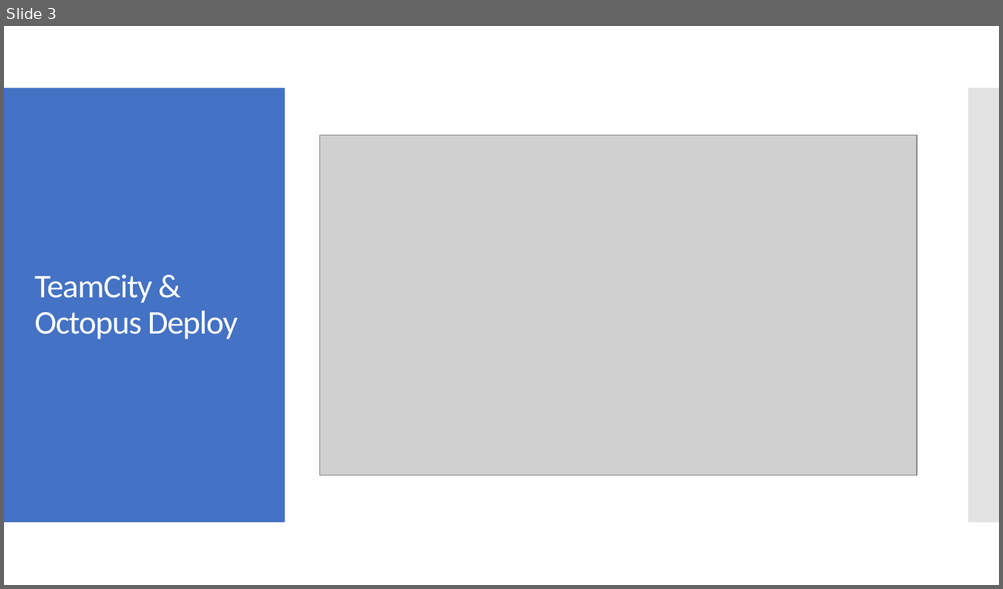
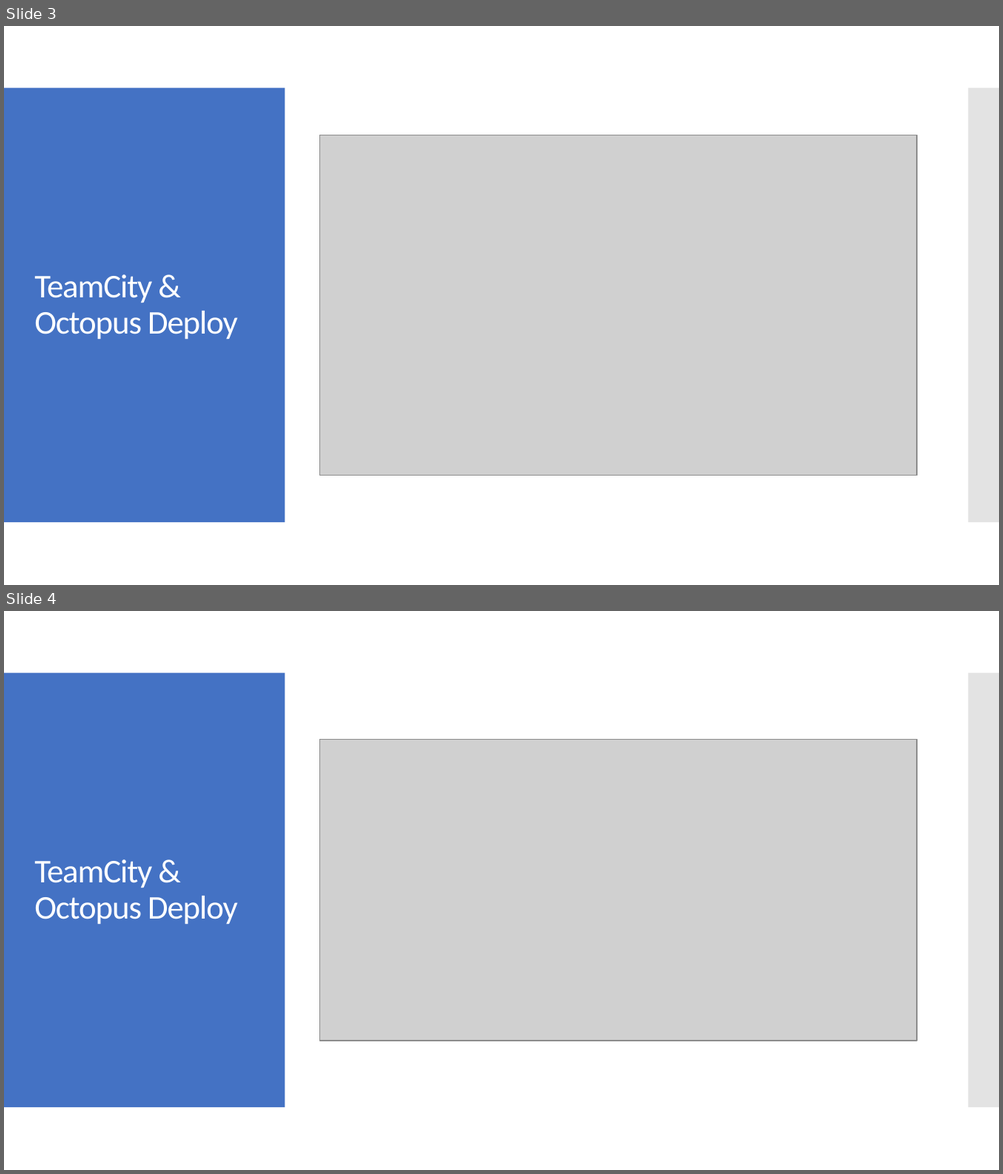
Before and after one commit to milodotnet/bootcamp, a slide deck: Bootcamp-ContinuousDelivery_2.pptx. Shown one above the other, each under a label of ours: slide 3 before the commit, slides 3 and 4 after it. The pictures are 1003x589 and 1003x1174 pixels, drawn with LibreOffice and Linux fonts; fonts in the diff are those of the drawing; grey boxes stand for pictures. Boxes give left, top, right and bottom in pixels: in the first picture for what was removed or moved away, otherwise in the second. Text is boxed around its words. In the diff, an @@ line names an element or a change of style, - is before the commit and + after.

```diff
--- a/Bootcamp-ContinuousDelivery_2.pptx
+++ b/Bootcamp-ContinuousDelivery_2.pptx
@@ slide 4 added at [4, 611, 999, 1170], background #FFFFFF; not listed: 2 template elements that a slide beside it also shows @@
@@ picture added at [319, 739, 916, 1041] @@
@@ title added at [34, 860, 238, 925], 24 pt, text #FFFFFF @@
+TeamCity & Octopus Deploy
```
Also in this commit, not shown: 1 slide changed, 2 other slides added.
